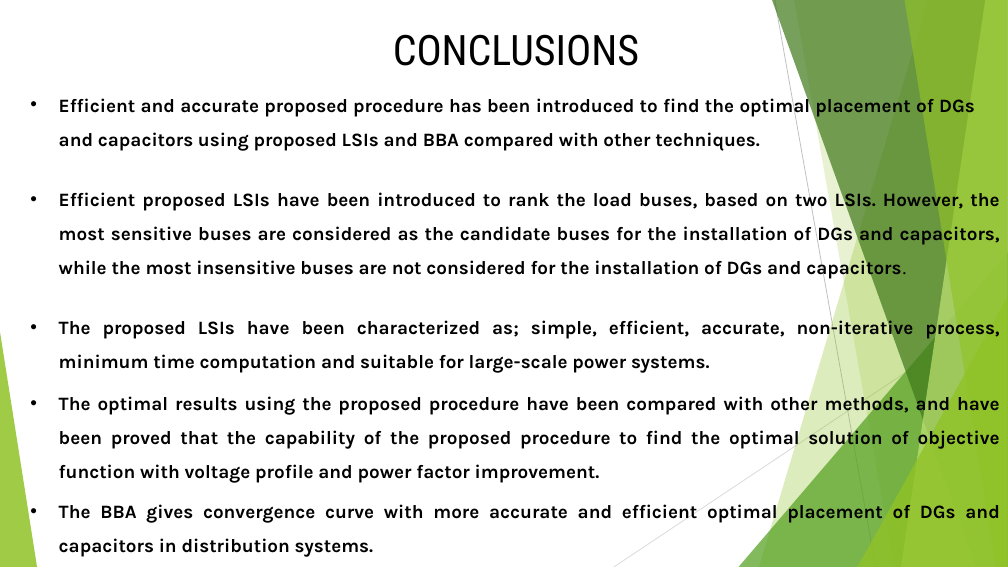
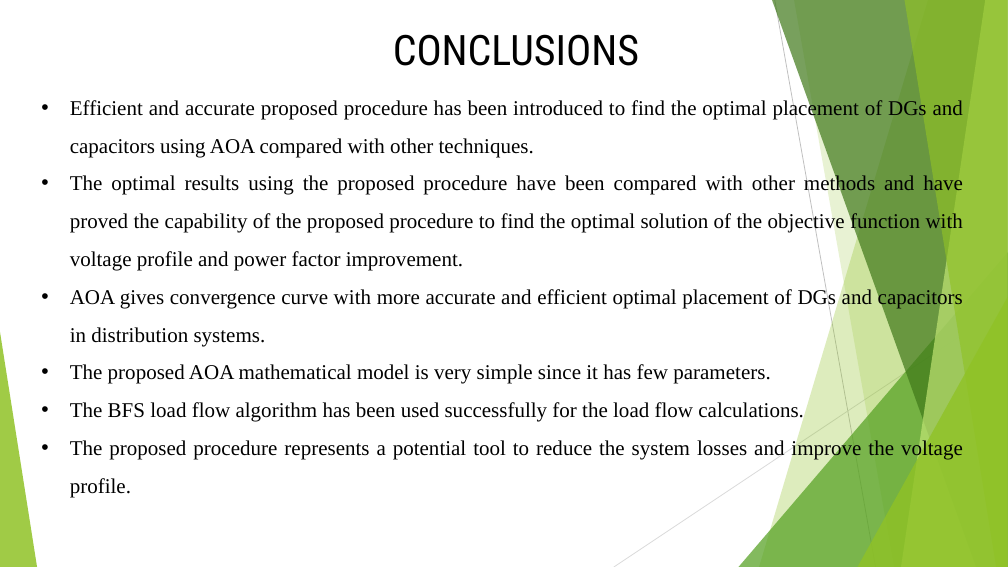
Before and after one commit to moustafashahin122/AOA-Graduation-Project-2022-, a slide deck: slide 57 of code/AOA_objects/results/grad_presentation/Presentation.pptx (slide 43 before the commit). Drawn at 1008x567 pixels with LibreOffice and Linux fonts; fonts in the diff are those of the drawing. Boxes give left, top, right and bottom in pixels: in the first picture for what was removed or moved away, otherwise in the second. Text is boxed around its words. In the diff, an @@ line names an element or a change of style, - is before the commit and + after.

```diff
--- a/code/AOA_objects/results/grad_presentation/Presentation.pptx
+++ b/code/AOA_objects/results/grad_presentation/Presentation.pptx
@@ text removed at (59, 95, 975, 151) @@
-• Efficient and accurate proposed procedure has been introduced to find the optimal placement of DGs and capacitors using proposed LSIs and BBA compared with other techniques.
@@ text added at (70, 99, 963, 498), 20 pt, text #000000 @@
+• Efficient and accurate proposed procedure has been introduced to find the optimal placement of DGs and capacitors using AOA compared with other techniques.
+• The optimal results using the proposed procedure have been compared with other methods and have proved the capability of the proposed procedure to find the optimal solution of the objective function with voltage profile and power factor improvement.
+• AOA gives convergence curve with more accurate and efficient optimal placement of DGs and capacitors in distribution systems.
+• The proposed AOA mathematical model is very simple since it has few parameters.
+• The BFS load flow algorithm has been used successfully for the load flow calculations.
+• The proposed procedure represents a potential tool to reduce the system losses and improve the voltage profile.
@@ text removed at (59, 189, 1000, 280) @@
-• Efficient proposed LSIs have been introduced to rank the load buses, based on two LSIs. However, the most sensitive buses are considered as the candidate buses for the installation of DGs and capacitors, while the most insensitive buses are not considered for the installation of DGs and capacitors.
@@ text removed at (59, 317, 999, 373) @@
-• The proposed LSIs have been characterized as; simple, efficient, accurate, non-iterative process, minimum time computation and suitable for large-scale power systems.
@@ text removed at (59, 393, 1000, 483) @@
-• The optimal results using the proposed procedure have been compared with other methods, and have been proved that the capability of the proposed procedure to find the optimal solution of objective function with voltage profile and power factor improvement.
@@ text removed at (59, 501, 999, 557) @@
-• The BBA gives convergence curve with more accurate and efficient optimal placement of DGs and capacitors in distribution systems.
```
Also in this commit, not shown: 13 other slides changed, 14 slides added.
